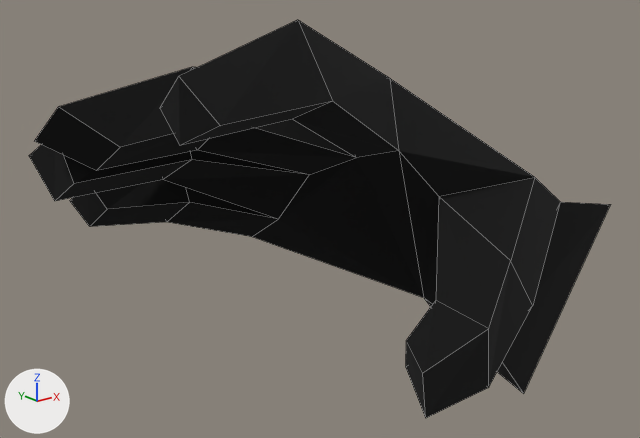
The Blender file assets/blend/righthand_null.blend: old version first, new version second.
Rendered twice from a 50 mm lens placed at (-5.57, -4.7, 2.32), pointed at (-1.04, 0.96, 0.05). The lights are fixed; the arrows at lower left show +X, +Y and +Z. Mesh edges are drawn as thin lines.

Before the edit, the objects in view are built like this:
```python
me_cube_001 = bpy.data.meshes.new('Cube.001')
me_cube_001.from_pydata(...)  # 62 vertices, 59 faces; spans x -3.42..1.9, y -1.52..1.32, z -1.68..6.44
me_cube_001.materials.append(mat_material_001)  # black #000000
ob_cube = bpy.data.objects.new('Cube', me_cube_001)
ob_cube.location = (0.0, 0.941, 0.0)
ob_cube.rotation_euler = (2.391, 0.406, -0.198)  # degrees (137, 23, -11)
ob_cube.scale = (1.0, -1.0, 0.358)
```
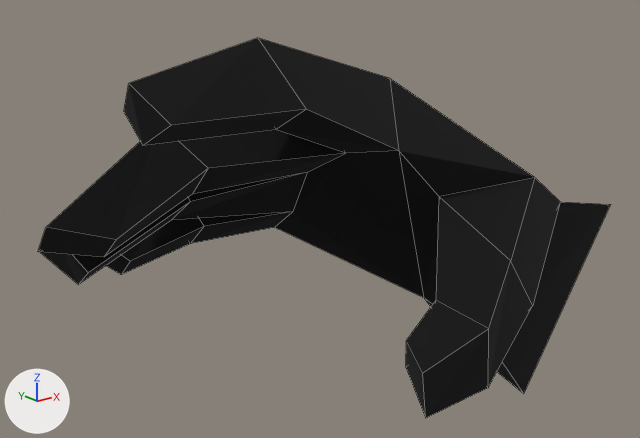
Pixel boxes (x1, y1, x2, y2) of what changed, in the pictures (640 x 438 px; the box of a moved part takes in the faces that stretch with it):
'Cube', reshaped, turned, rescaled: before (29, 20, 611, 418); after (38, 38, 611, 418)
part 1 of me_cube_001, moved or reshaped: before (29, 20, 424, 298); after (38, 38, 424, 298)

What changed in the scene script:
```text
Change me_cube_001:
    used by ob_cube; location = (0.0, 0.941, 0.0); rotation_euler = (2.391, 0.406, -0.198), in degrees (137, 23, -11); scale = (1.0, -1.0, 0.358)
    remove me_cube_001.from_pydata(...)  # 62 vertices, 59 faces; spans x -3.42..1.9, y -1.52..1.32, z -1.68..6.44
    add me_cube_001.from_pydata(...)  # 62 vertices, 59 faces; spans x -3.25..1.9, y -1.18..1.52, z -1.68..6.44
    me_cube_001 part 1: 40 of 62 vertices moved; they spanned x -3.42..-1.0, y -1.52..1.23, z -1.2..3.11 and now span x -3.25..-0.93, y -1.16..1.52, z -1.44..2.97; mean shift (0.1, 0.25, 0.43); largest move (-3.42, -0.3, 1.21) -> (-3.25, 0.24, 2.95)
Change ob_cube:
    ob_cube.rotation_euler: (2.391, 0.406, -0.198) -> (0.751, -0.406, 2.944)  # degrees (137, 23, -11) -> degrees (43, -23, 169)
    ob_cube.scale: (1.0, -1.0, 0.358) -> (-1.0, -1.0, -0.358)
```
